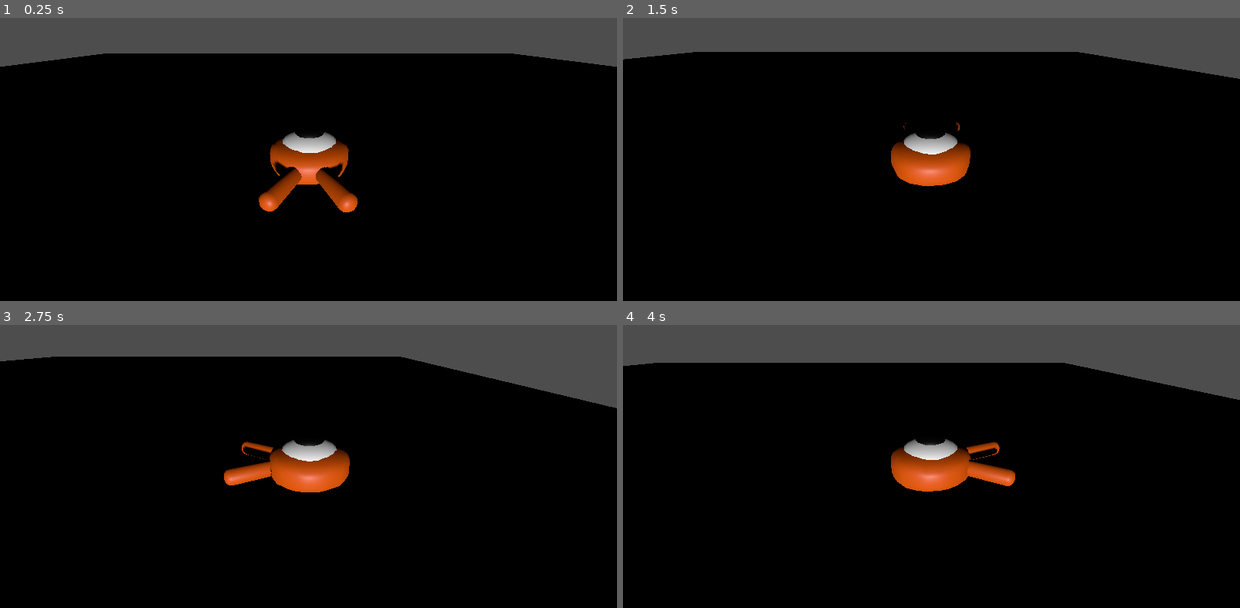
Above: before the commit, frames 1-4 (two rows, left to right).
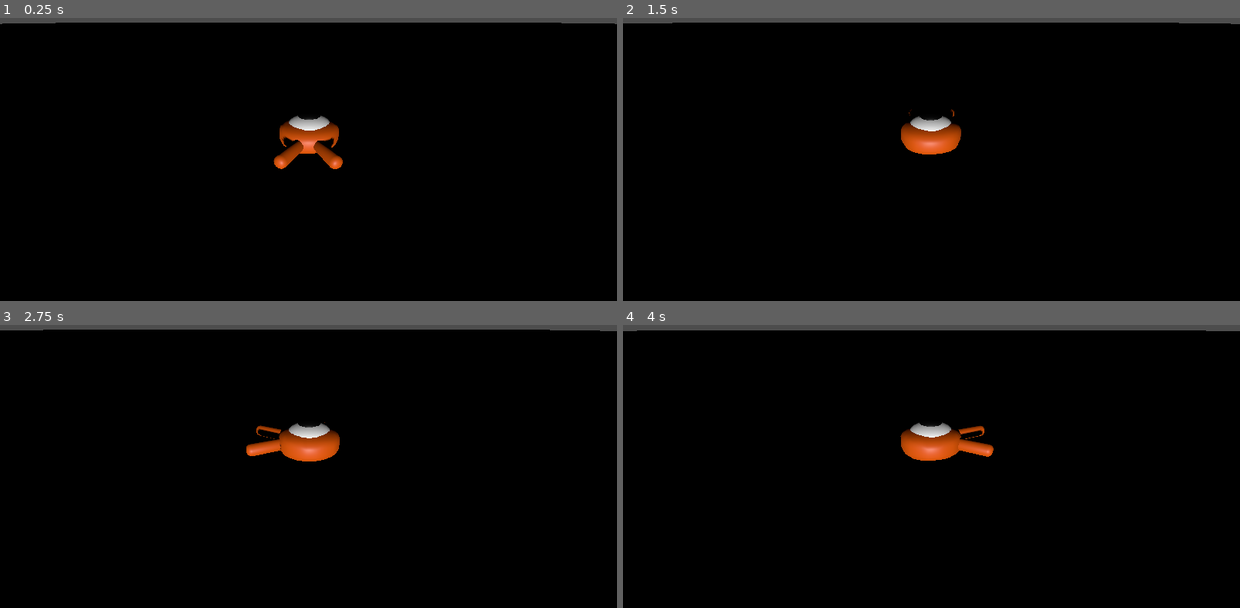
Above: after the commit, the same moments.

Repository: EagerBeaver98/jans-bugs
Game: Godot game, scene res://main.tscn
The game is run twice, just before and just after one commit, with the same random seed, the same clock (stepped at 60 frames per second) and the same inputs.
Inputs:
- Up to frame 1 (0.25 s): no input
- Up to frame 2 (1.5 s): tap Enter at 0.5 s; hold D (move_right) 0.53-1.28 s; tap Space (jump) at 0.77 s; hold S (move_back) from 1.28 s (still down)
- Up to frame 3 (2.75 s): tap Space (jump) at 1.52 s; release S (move_back) at 2.03 s; hold D (move_right) from 2.03 s (still down)
- Up to frame 4 (4 s): release D (move_right) at 2.78 s; hold W (move_forward) 2.78-3.53 s; tap Space (jump) at 3.02, 3.77 s; hold A (move_left) from 3.53 s (still down)

The runs differ from the first frame. In frame 1, 14% of the frame differs, in the area x 0-100%, y 1-69%; in frame 2, 14%; in frame 3, 16%; in frame 4, 17%, in the area x 0-100%, y 1-59%.

Commit message:
Added new camera object and script. Including copilot md

Diff:
--- /dev/null
+++ b/camera_3d.gd
@@ -0,0 +1,11 @@
+extends Camera3D
+
+
+# Called when the node enters the scene tree for the first time.
+func _ready() -> void:
+	pass # Replace with function body.
+
+
+# Called every frame. 'delta' is the elapsed time since the previous frame.
+func _process(delta: float) -> void:
+	pass
--- a/main.tscn
+++ b/main.tscn
@@ -1,12 +1,13 @@
-[gd_scene load_steps=4 format=3 uid="uid://iba4h1ygx1af"]
+[gd_scene load_steps=5 format=3 uid="uid://iba4h1ygx1af"]
 
 [ext_resource type="PackedScene" uid="uid://bj8k4wjwe0k4h" path="res://player.tscn" id="1_ig7tw"]
+[ext_resource type="Script" uid="uid://1hv0kbeq6ff3" path="res://camera_3d.gd" id="2_0xm2m"]
 
 [sub_resource type="BoxShape3D" id="BoxShape3D_7dm0k"]
-size = Vector3(60, 1, 60)
+size = Vector3(600, 1, 600)
 
 [sub_resource type="BoxMesh" id="BoxMesh_7dm0k"]
-size = Vector3(60, 1, 60)
+size = Vector3(600, 1, 600)
 
 [node name="Main" type="Node"]
 
@@ -26,4 +27,5 @@
 [node name="Player" parent="." instance=ExtResource("1_ig7tw")]
 
 [node name="Camera3D" type="Camera3D" parent="Player"]
-transform = Transform3D(1, 0, 0, 0, 0.9140063, 0.4057, 0, -0.4057, 0.9140063, 0, 2.9817133, 5.106959)
+transform = Transform3D(1, 0, 0, 0, 0.90107703, 0.4336591, 0, -0.4336591, 0.90107703, 0, 3.46, 6.88)
+script = ExtResource("2_0xm2m")
Not shown, added: camera_3d.gd.uid
Not shown, added: .github/copilot-instructions.md
